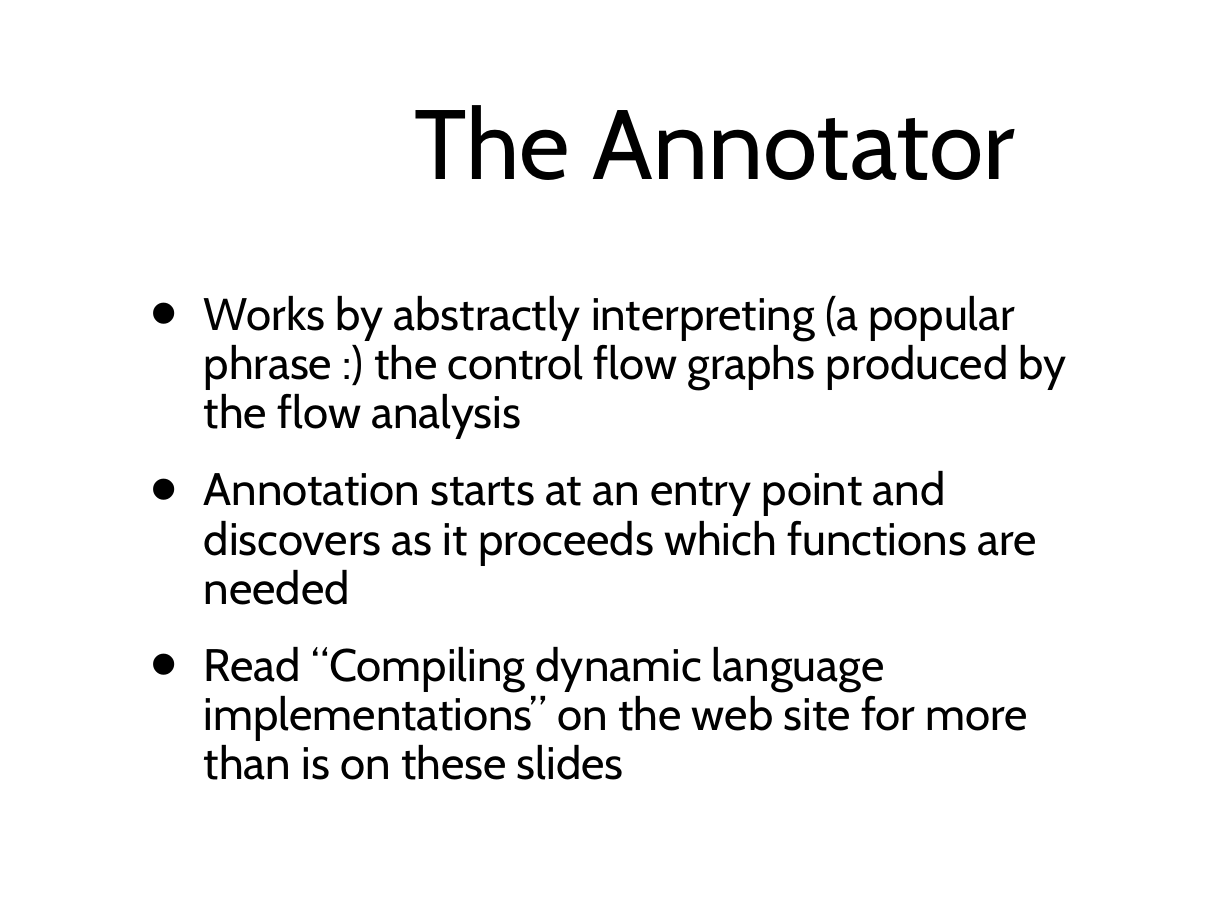
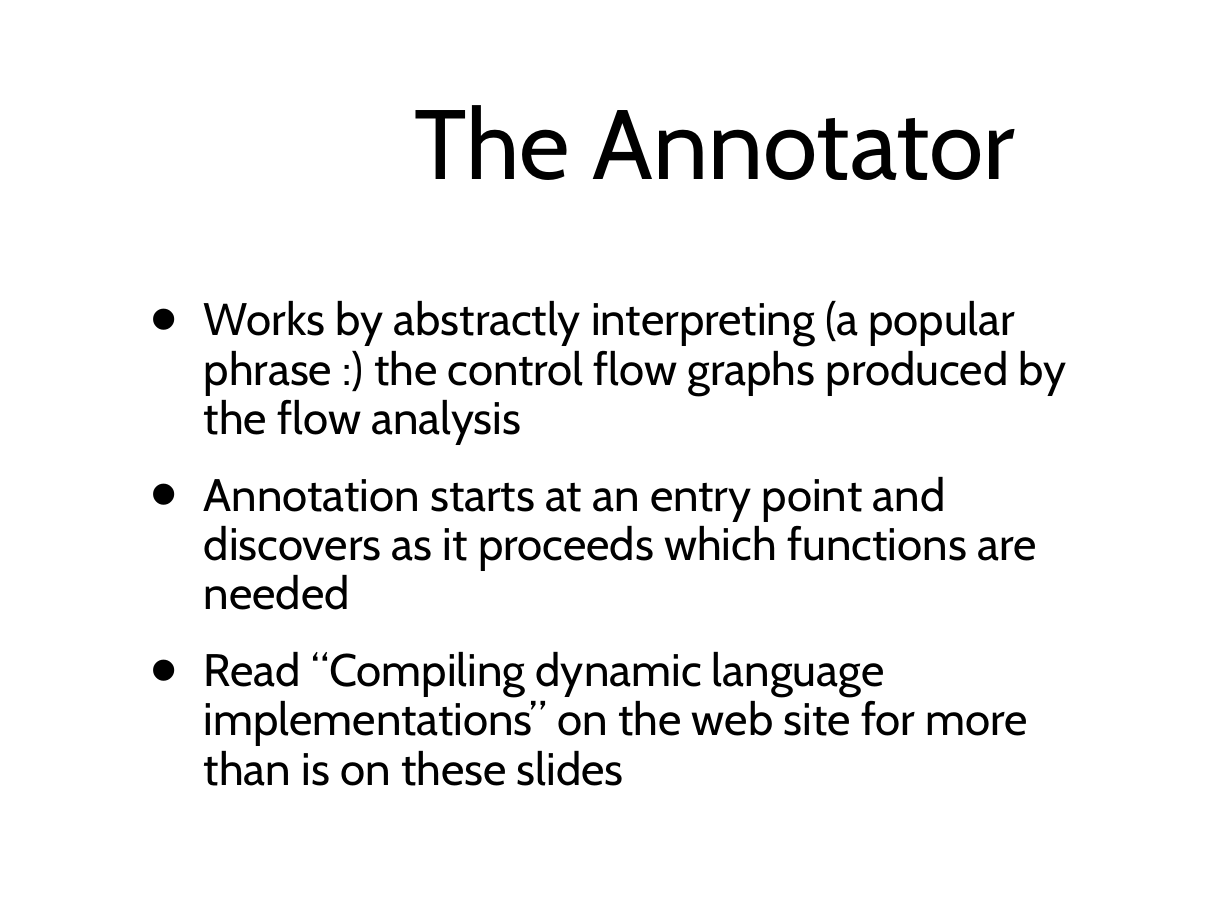
Before and after one commit to wdv4758h/pypy-extradoc, a slide deck: slide 25 of talk/sprint-introduction.ppt (slide 19 before the commit). Drawn at 1232x924 pixels with LibreOffice and Linux fonts; fonts in the diff are those of the drawing; background and template pictures are left out. Boxes give left, top, right and bottom in pixels: in the first picture for what was removed or moved away, otherwise in the second. Text is boxed around its words. In the diff, an @@ line names an element or a change of style, - is before the commit and + after.

```diff
--- a/talk/sprint-introduction.ppt
+++ b/talk/sprint-introduction.ppt
@@ text "Works by abstractly interpreting (a ...": place and size @@
-text "Works by abstractly interpreting (a ..." at <box>204,295,1067,780</box>
+text "Works by abstractly interpreting (a ..." at <box>204,300,1067,786</box>
```
Also in this commit, not shown: 10 other slides changed, 10 slides added, 1 slide removed, 28 other files.
